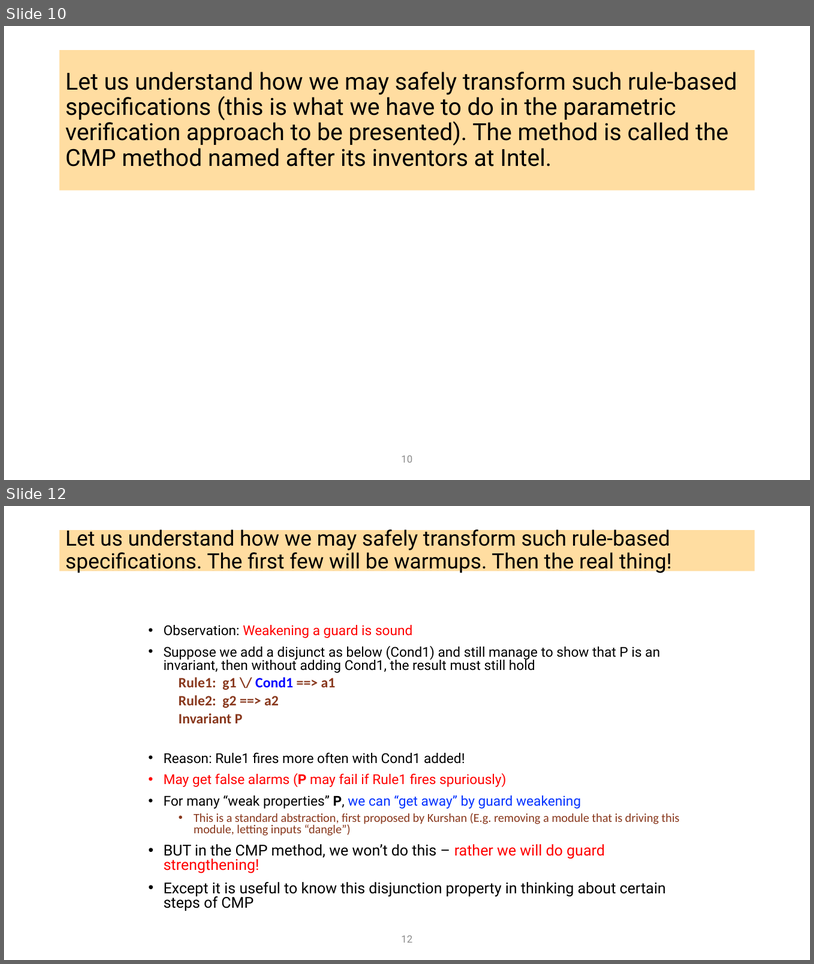
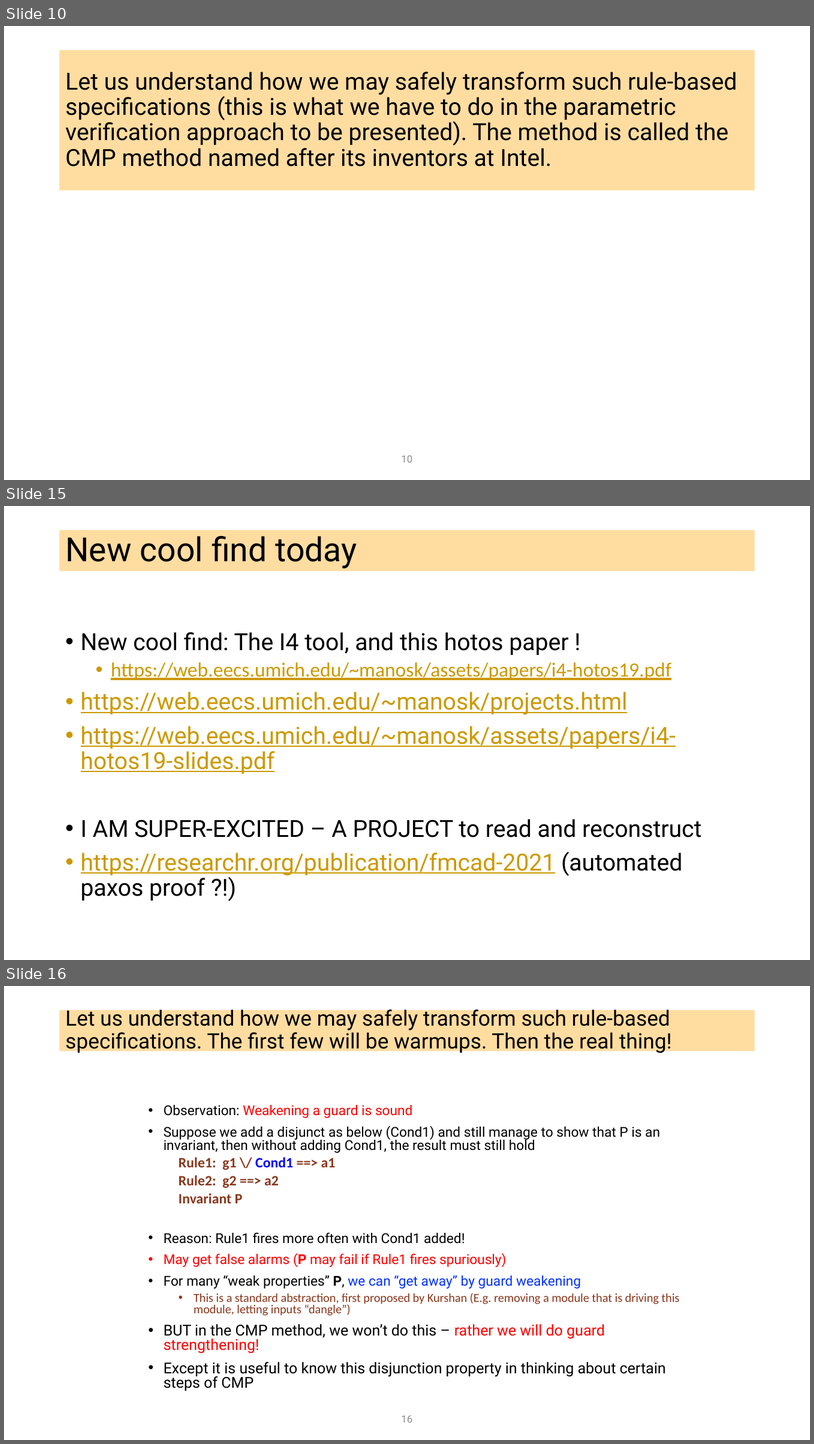
Before and after one commit to ganeshutah/cs6110s22, a slide deck: Lec19/Lec19.pptx. Shown one above the other, each under a label of ours: slides 10 and 12 before the commit, slides 10, 15 and 16 after it; the slides between them are not shown. The pictures are 814x964 and 814x1444 pixels, drawn with LibreOffice and Linux fonts; fonts in the diff are those of the drawing. Boxes give left, top, right and bottom in pixels: in the first picture for what was removed or moved away, otherwise in the second. Text is boxed around its words. In the diff, an @@ line names an element or a change of style, - is before the commit and + after.

```diff
--- a/Lec19/Lec19.pptx
+++ b/Lec19/Lec19.pptx
@@ slide 15 added at (4,506,810,960), background #FFFFFF @@
@@ title added at (60,530,755,571), fill #FFBD47 at 51% opacity, 39.6 pt, text #000000 @@
+New cool find today
@@ text added at (81,632,702,900), 28 pt, text #CC9900, underline @@
+• New cool find: The I4 tool, and this hotos paper !
+  • https://web.eecs.umich.edu/~manosk/assets/papers/i4-hotos19.pdf
+• https://web.eecs.umich.edu/~manosk/projects.html
+• https://web.eecs.umich.edu/~manosk/assets/papers/i4-hotos19-slides.pdf
+• I AM SUPER-EXCITED – A PROJECT to read and reconstruct
+• https://researchr.org/publication/fmcad-2021 (automated paxos proof ?!)
@@ what was slide 12 is now slide 16 @@
@@ page number at (401,1415,413,1422): text changed @@
-12
+16
```
Also in this commit, not shown: 1 slide changed, 3 other slides added, 1 other file.
